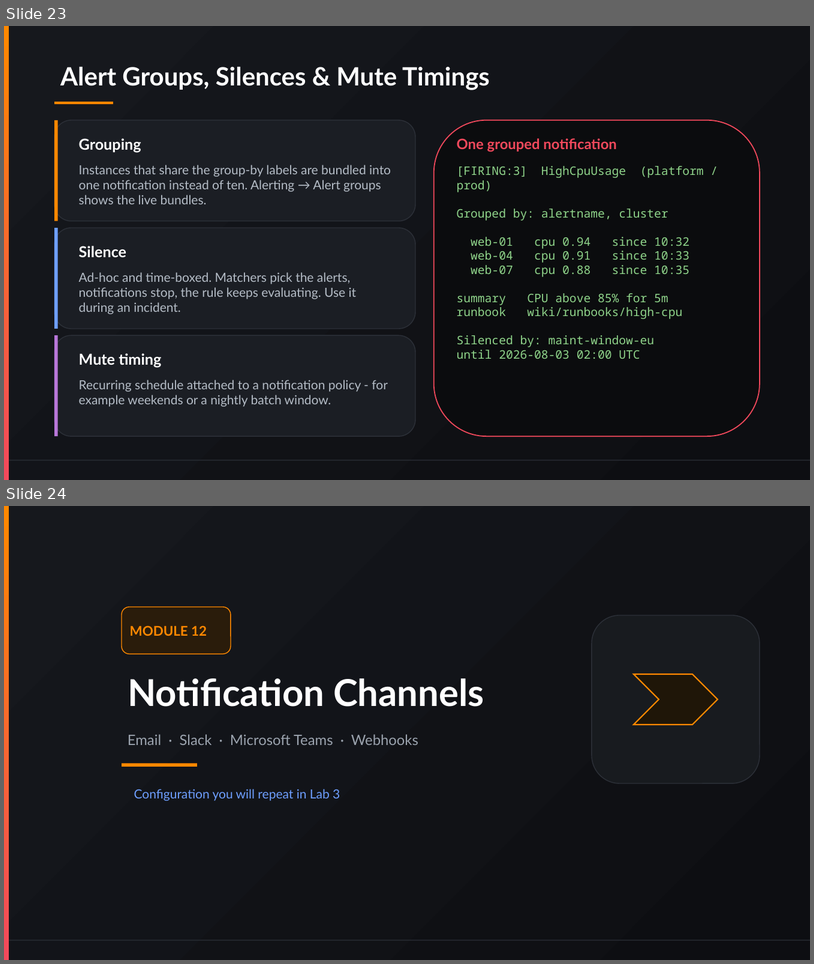
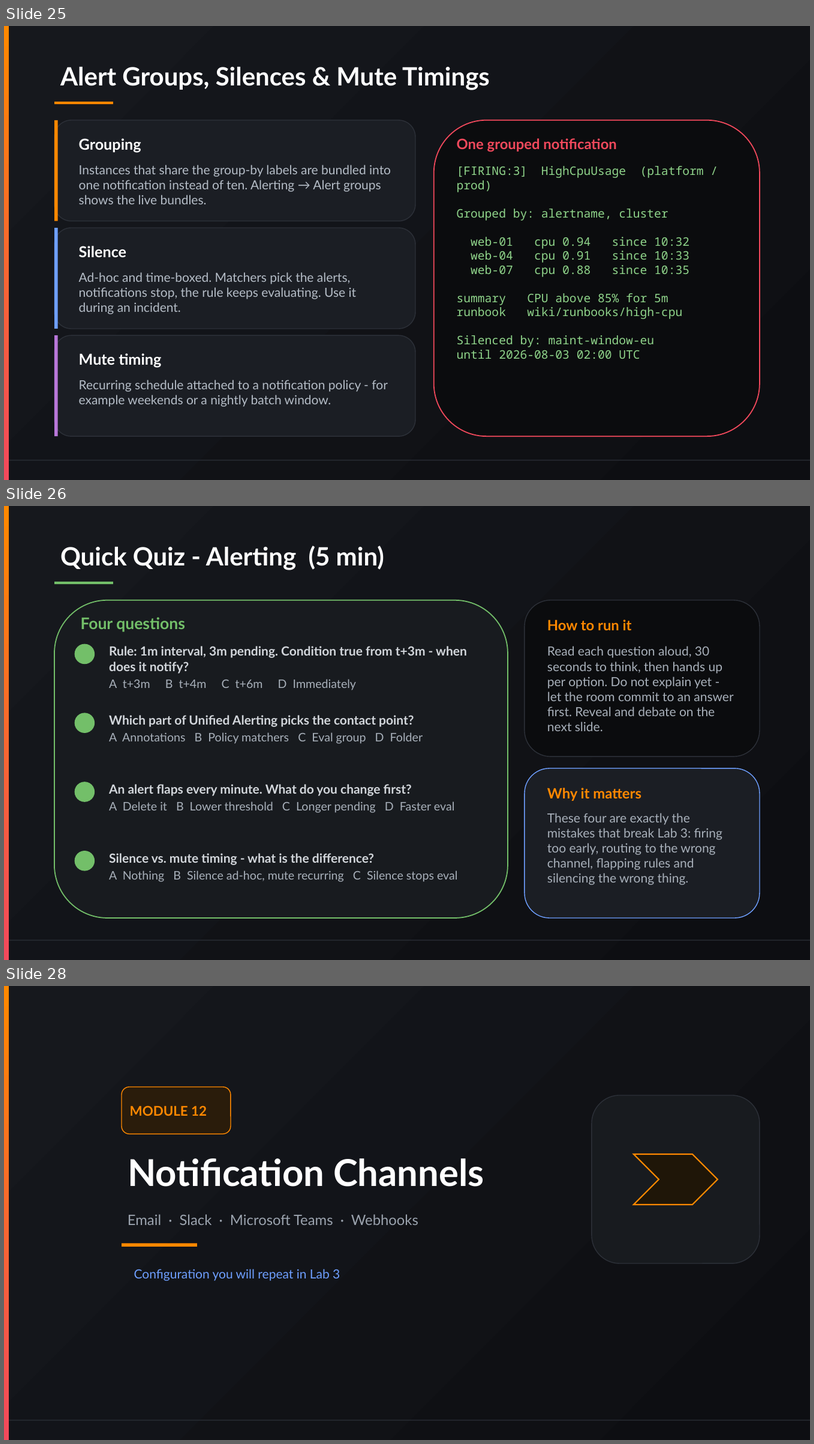
Before and after one commit to vikash-verma-profile/garfana-August-2026, a slide deck: Day-3/Day-3.pptx. Shown one above the other, each under a label of ours: slides 23 and 24 before the commit, slides 25, 26 and 28 after it; the slides between them are not shown. The pictures are 814x964 and 814x1444 pixels, drawn with LibreOffice and Linux fonts; fonts in the diff are those of the drawing. Boxes give left, top, right and bottom in pixels: in the first picture for what was removed or moved away, otherwise in the second. Text is boxed around its words. In the diff, an @@ line names an element or a change of style, - is before the commit and + after.

```diff
--- a/Day-3/Day-3.pptx
+++ b/Day-3/Day-3.pptx
@@ slide 26 added at [4,506,810,960], background gradient #16181D to #0D0E12; not listed: 2 template elements that a slide beside it also shows @@
@@ title added at [60,546,384,570], 30 pt, text #FFFFFF, bold @@
+Quick Quiz - Alerting (5 min)
@@ rectangle added at [54,582,113,584], fill #73BF69 @@
@@ rounded rectangle added at [54,600,508,918], fill #181B1F, outline #73BF69 1.25 pt @@
@@ rounded rectangle added at [525,600,760,756], fill #0B0C0E, outline #2C3038 1 pt @@
@@ text added at [81,617,185,632], 19 pt, text #73BF69, bold @@
+Four questions
@@ text added at [548,619,632,630], 17 pt, text #FF8800, bold @@
+How to run it
@@ ellipse added at [75,644,95,664], fill #73BF69, 14 pt, text #111217, bold @@
+1
@@ text added at [109,646,467,690], 15 pt, text #D2D6DB, bold @@
+Rule: 1m interval, 3m pending. Condition true from t+3m - when does it notify?
+A t+3m B t+4m C t+6m D Immediately
@@ text added at [548,646,734,731], 15 pt, text #A8B0BA @@
+Read each question aloud, 30 seconds to think, then hands up per option. Do not explain yet - let the room commit to an answer first. Reveal and debate on the next slide.
@@ ellipse added at [75,713,95,733], fill #73BF69, 14 pt, text #111217, bold @@
+2
@@ text added at [109,715,423,744], 15 pt, text #D2D6DB, bold @@
+Which part of Unified Alerting picks the contact point?
+A Annotations B Policy matchers C Eval group D Folder
@@ rounded rectangle added at [525,768,760,918], fill #1B1E24, outline #6E9FFF 1 pt @@
@@ ellipse added at [75,782,95,802], fill #73BF69, 14 pt, text #111217, bold @@
+3
@@ text added at [109,784,455,813], 14 pt, text #A8B0BA @@
+An alert flaps every minute. What do you change first?
+A Delete it B Lower threshold C Longer pending D Faster eval
@@ text added at [548,787,642,801], 17 pt, text #FF8800, bold @@
+Why it matters
@@ text added at [548,813,723,885], 15 pt, text #A8B0BA @@
+These four are exactly the mistakes that break Lab 3: firing too early, routing to the wrong channel, flapping rules and silencing the wrong thing.
@@ ellipse added at [75,850,95,870], fill #73BF69, 14 pt, text #111217, bold @@
+4
@@ text added at [109,853,458,882], 14 pt, text #A8B0BA @@
+Silence vs. mute timing - what is the difference?
+A Nothing B Silence ad-hoc, mute recurring C Silence stops eval
@@ what was slide 23 is now slide 25 @@
@@ what was slide 24 is now slide 28 @@
```
Also in this commit, not shown: 5 other slides added, 24 other files.
